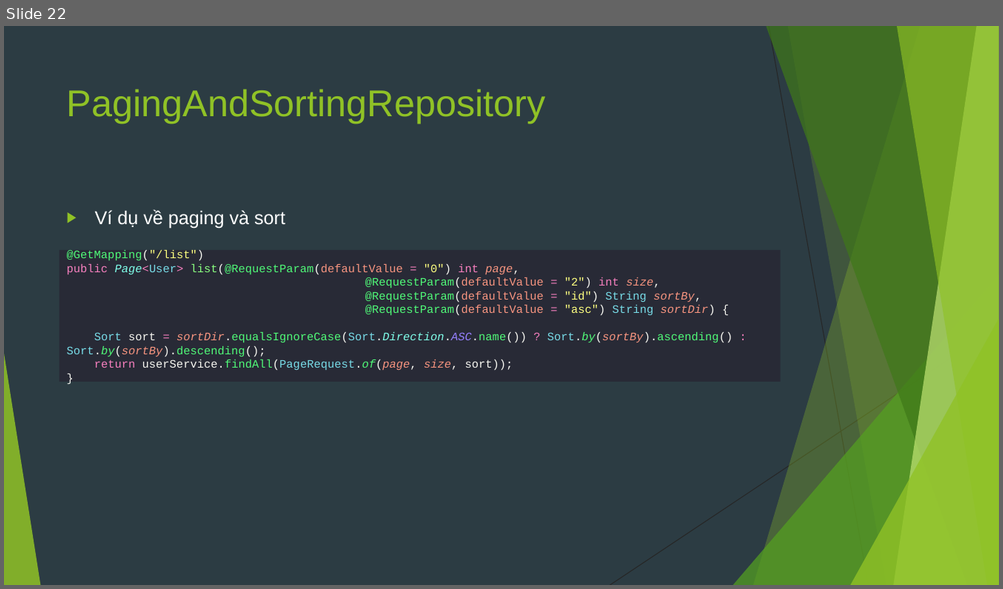
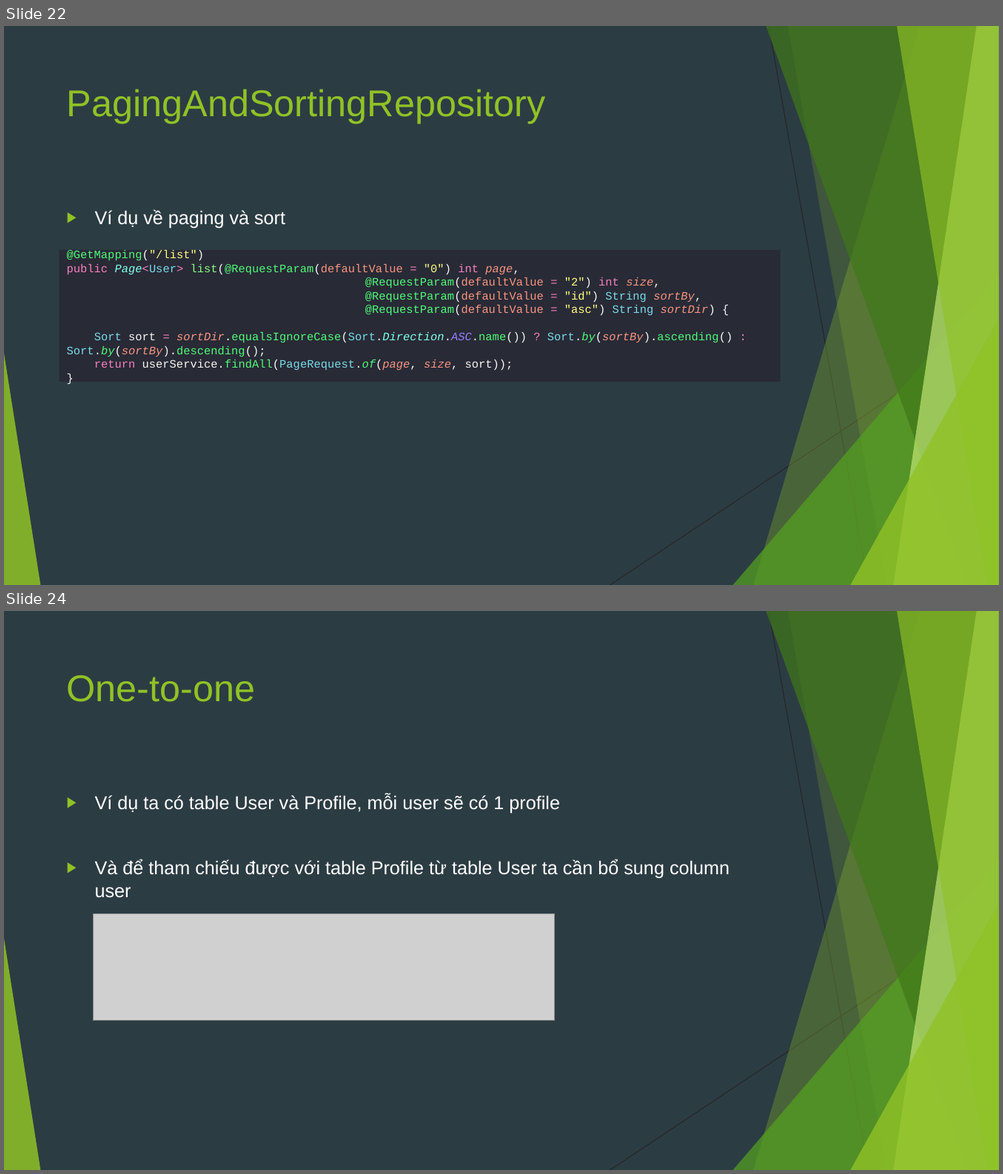
Before and after one commit to sobbingwind/SpringBoot, a slide deck: 06.Spring Data JDBC.pptx. Shown one above the other, each under a label of ours: slide 22 before the commit, slides 22 and 24 after it; the slides between them are not shown. The pictures are 1003x589 and 1003x1174 pixels, drawn with LibreOffice and Linux fonts; fonts in the diff are those of the drawing; grey boxes stand for pictures. Boxes give left, top, right and bottom in pixels: in the first picture for what was removed or moved away, otherwise in the second. Text is boxed around its words. In the diff, an @@ line names an element or a change of style, - is before the commit and + after.

```diff
--- a/06.Spring Data JDBC.pptx
+++ b/06.Spring Data JDBC.pptx
@@ slide 24 added at bbox=[4, 611, 999, 1170], background #2C3C43; not listed: 10 template elements that a slide beside it also shows @@
@@ title added at bbox=[67, 675, 256, 702], 36 pt, text #90C226 @@
+One-to-one
@@ text added at bbox=[95, 795, 729, 898], 18 pt, text #FFFFFF @@
+▶ Ví dụ ta có table User và Profile, mỗi user sẽ có 1 profile
+▶ Và để tham chiếu được với table Profile từ table User ta cần bổ sung column user
@@ picture added at bbox=[93, 914, 555, 1022] @@
```
Also in this commit, not shown: 7 other slides added, 1 slide removed.
